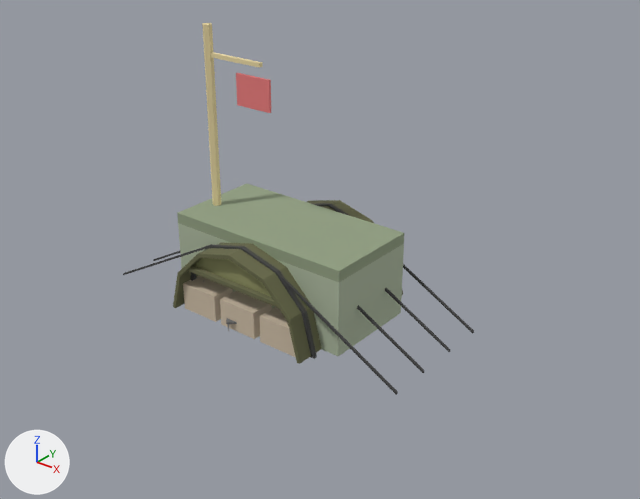
Renders of the glTF model public/models/building_barracks.glb from each side of a commit.
One viewpoint serves both versions: a 50 mm camera at (1.018, -1.175, 0.867) aimed at (0.079, -0.001, 0.139). Every picture has the same lights, and +X, +Y and +Z are marked at lower left. The picture after the commit comes second.

The scene before the commit, as lines of its bpy script (objects in view):
```python
me_cylinder_material_001_0 = bpy.data.meshes.new('Cylinder_Material.001_0')
me_cylinder_material_001_0.from_pydata(...)  # 272 vertices, 434 faces; spans x -1.0..1.0, y -1.0..1.0, z -0.01..1.0
me_cylinder_material_001_0.materials.append(mat_material_001)  # dark yellow #686948
me_cylinder_material_002_0 = bpy.data.meshes.new('Cylinder_Material.002_0')
me_cylinder_material_002_0.from_pydata(...)  # 304 vertices, 528 faces; spans x -2.16..2.12, y -0.81..0.81, z -0.03..1.02
me_cylinder_material_002_0.materials.append(mat_material_002)  # dark grey #424242
ob_cylinder_material_001_0 = bpy.data.objects.new('Cylinder_Material.001_0', me_cylinder_material_001_0)
ob_cylinder_material_001_0.parent = ob_cylinder
ob_cylinder_material_001_0.location = (0.0, 0.0, 0.0)
ob_cylinder_material_002_0 = bpy.data.objects.new('Cylinder_Material.002_0', me_cylinder_material_002_0)
ob_cylinder_material_002_0.parent = ob_cylinder
ob_cylinder_material_002_0.location = (0.0, 0.0, 0.0)
ob_sketchfab_model = bpy.data.objects.new('Sketchfab_model', None)
ob_sketchfab_model.location = (-0.945, -0.0141, 0.00283)
ob_sketchfab_model.rotation_euler = (-1.571, 0.0, 0.0)  # degrees (-90, 0, 0)
ob_sketchfab_model.scale = (0.00037, 0.00037, 0.00037)
# also in view: 'building_barracks' at (0.0, -0.02, 0.265); 'Cylinder_Material.005_0' at (-0.001, 0.003, 0.078)
```
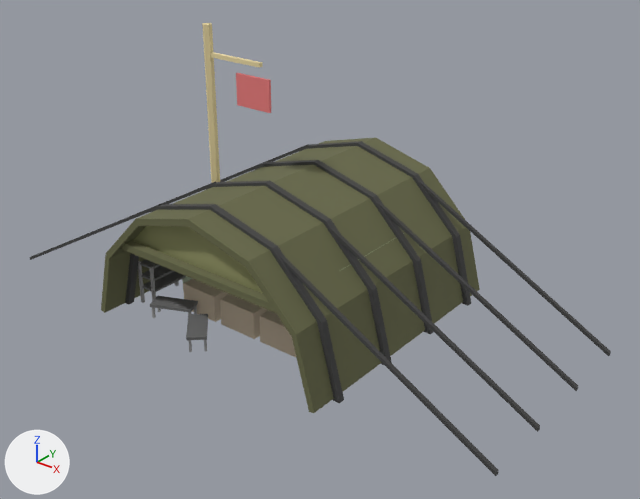
ob_sketchfab_model is not drawn itself; it is the parent of ob_5217b9c93e7646f69383d9e8a4775fa4_fbx.

Location of each change, [x1, y1, x2, y2] in pixels of the pictures (640 x 499 px):
'Cylinder_Material.001_0', moved, rescaled (65% wider, 67% taller)
    before: [173, 200, 403, 364]
    after: [101, 138, 480, 413]
'Cylinder_Material.002_0', moved, rescaled (mostly hidden before)
    before: [123, 203, 474, 395]
    after: [30, 141, 611, 476]
'Cylinder_Material.005_0', moved, rescaled (67% wider, 70% taller)
    before: [194, 258, 271, 297]
    after: [133, 226, 262, 293]
'Cylinder_Material.003_0', moved, rescaled (mostly hidden before)
    before: [226, 318, 237, 324]
    after: [140, 259, 208, 340]
'Cylinder_Material.006_0', moved, rescaled (not visible before)
    after: [138, 261, 207, 352]
'building_barracks', unchanged, covered by the edit
    before: [177, 23, 404, 357]
    after: [182, 23, 404, 357]

What the commit changed:
Object 'Sketchfab_model' (ob_sketchfab_model) moves from (-0.945, -0.0141, 0.00283) to (-1.553, -0.0141, 0.00283).
Object 'Sketchfab_model' (ob_sketchfab_model) is rescaled from (0.00037, 0.00037, 0.00037) to (0.000611, 0.000611, 0.000611).
